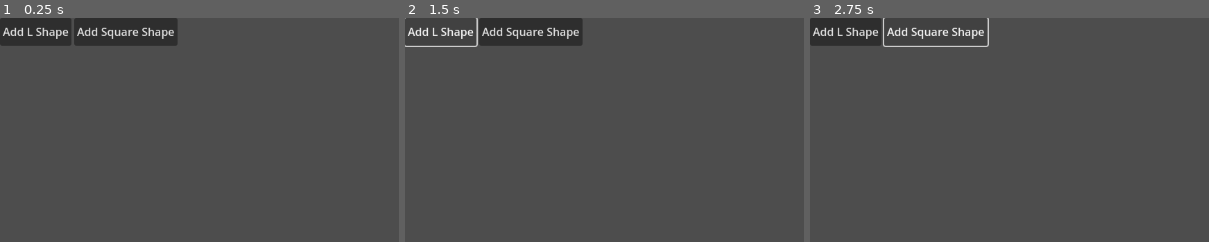
Above: before the commit, frames 1-3 (left to right).
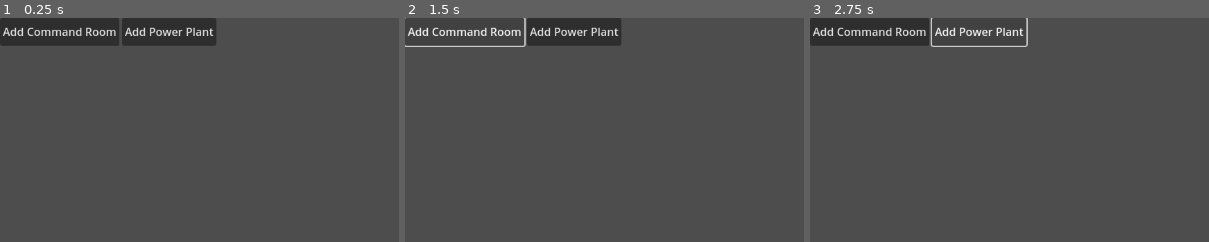
Above: after the commit, the same moments.

Repository: juhanikat/mothership
Game: Godot game, scene res://scenes/main.tscn
Same seed, same stepped clock (60 frames per second), same inputs: the game is played once before the commit and once after it.
Inputs (mouse positions are % of the whole screen's width and height, from its top left):
- Up to frame 1 (0.25 s): no input
- Up to frame 2 (1.5 s): click (4, 3) at 0.5 s, where only the run before the commit has a clickable "Add L Shape"; click (7, 3) at 1.25 s, where only the run after the commit has a clickable "Add Command Room"
- Up to frame 3 (2.75 s): click (16, 3) at 2 s, where only the run before the commit has a clickable "Add Square Shape"
The pictures show only the part of the screen within x 0-50%, y 0-50%; the shares and areas given below are measured in that part.

The runs differ from the first frame. In frame 1, 2.0% of the frame differs, in the area x 6-55%, y 0-13%; in frame 2, 2.2%; in frame 3, 1.4%.

Commit message:
renamed tile to room, and added room data

Diff:
--- /dev/null
+++ b/RoomData.gd
@@ -0,0 +1,32 @@
+extends Script
+class_name RoomData
+
+## Fields that can be included in a room data dict:
+## room_name: String = Name of the room.
+## room_shape: RoomShape = Shape of the room.
+## power_usage: int = How much power the room uses.
+
+enum RoomShape {LShape, SquareShape}
+enum RoomType {COMMAND_ROOM, POWER_PLANT, CREW_QUARTERS}
+
+# NOTE: Remember to modify these if you change the polygons!
+const LShape_dimensions = Vector2(128, 128)
+const SquareShape_dimensions = Vector2(64, 64)
+
+const _command_room_data: Dictionary[String, Variant] = {
+	"room_name": "Command Room",
+	"room_shape": RoomShape.SquareShape,
+	"power_usage": 0
+}
+
+const _power_plant_data: Dictionary[String, Variant] = {
+	"room_name": "Power Plant",
+	"room_shape": RoomShape.LShape,
+	"power_usage": 0
+}
+
+## Use this dict in tile.gd.
+const room_data = {
+	RoomType.COMMAND_ROOM: _command_room_data,
+	RoomType.POWER_PLANT: _power_plant_data
+}
--- a/scenes/hud.gd
+++ b/scenes/hud.gd
@@ -3,9 +3,10 @@
 
 @onready var main: Main = get_parent()
 
-func _on_l_shape_button_pressed() -> void:
-	main.spawn_tile(Tile.TileType.LShape)
+
+func _on_command_room_button_pressed() -> void:
+	main.spawn_room(RoomData.RoomType.COMMAND_ROOM)
 
 
-func _on_square_button_pressed() -> void:
-	main.spawn_tile(Tile.TileType.SquareShape)
+func _on_power_plant_button_pressed() -> void:
+	main.spawn_room(RoomData.RoomType.POWER_PLANT)
--- a/scenes/hud.tscn
+++ b/scenes/hud.tscn
@@ -9,13 +9,13 @@
 offset_right = 40.0
 offset_bottom = 40.0
 
-[node name="LShapeButton" type="Button" parent="TopBar"]
+[node name="CommandRoomButton" type="Button" parent="TopBar"]
 layout_mode = 2
-text = "Add L Shape"
+text = "Add Command Room"
 
-[node name="SquareButton" type="Button" parent="TopBar"]
+[node name="PowerPlantButton" type="Button" parent="TopBar"]
 layout_mode = 2
-text = "Add Square Shape"
+text = "Add Power Plant"
 
-[connection signal="pressed" from="TopBar/LShapeButton" to="." method="_on_l_shape_button_pressed"]
-[connection signal="pressed" from="TopBar/SquareButton" to="." method="_on_square_button_pressed"]
+[connection signal="pressed" from="TopBar/CommandRoomButton" to="." method="_on_command_room_button_pressed"]
+[connection signal="pressed" from="TopBar/PowerPlantButton" to="." method="_on_power_plant_button_pressed"]
--- a/scenes/main.gd
+++ b/scenes/main.gd
@@ -2,24 +2,24 @@
 class_name Main
 
 
-var tile_scene = load("res://scenes/tile.tscn")
-var tile_spawn_pos: Vector2 = Vector2(0, 0)
+var room_scene = load("res://scenes/room.tscn")
+var room_spawn_pos: Vector2 = Vector2(0, 0)
+
+const room_data = RoomData.room_data
 
 func _ready() -> void:
-	var new_tile = tile_scene.instantiate()
-	new_tile.type = Tile.TileType.SquareShape
-	add_child(new_tile)
-	new_tile.position = tile_spawn_pos
+	spawn_room(RoomData.RoomType.COMMAND_ROOM)
 
 
 
-func spawn_tile(tile_type: Tile.TileType):
-	var new_tile = tile_scene.instantiate()
-	new_tile.type = tile_type
-	for tile in get_tree().get_nodes_in_group("Tile"):
-		if tile.global_position == tile_spawn_pos:
-			print("Cannot spawn new tile on top of existing one")
+
+func spawn_room(room_type: RoomData.RoomType):
+	var new_room = room_scene.instantiate()
+	new_room.init_room(RoomData.room_data[room_type])
+	for room in get_tree().get_nodes_in_group("Tile"):
+		if room.global_position == room_spawn_pos:
+			print("Cannot spawn new room on top of existing one")
 			return
 
-	add_child(new_tile)
-	new_tile.global_position = tile_spawn_pos
+	new_room.global_position = room_spawn_pos
+	add_child(new_room)
--- a/scenes/tile.gd
+++ b/scenes/room.gd
@@ -2,35 +2,46 @@
 class_name Tile
 
 
-enum TileType {LShape, SquareShape}
+
 @export var tile_area: Area2D # actual CollisionPolygon of the tile
 @export var polygon: CollisionPolygon2D # actual CollisionPolygon of the tile
 @export var all_tile_shapes: Area2D # all possible tile types are children of thiis node
-@onready var tile_shapes: Dictionary[TileType, PackedVector2Array]
+@onready var tile_shapes: Dictionary[RoomData.RoomShape, PackedVector2Array]
 @onready var clickable_area: Area2D
 
-# NOTE: Remember to modify these if you change the polygons!
-const LShape_dimensions = Vector2(128, 128)
-const SquareShape_dimensions = Vector2(64, 64)
+
+const LShape_dimensions = RoomData.LShape_dimensions
+const SquareShape_dimensions = RoomData.SquareShape_dimensions
+const RoomShape = RoomData.RoomShape
+
 
 var is_picked: bool = false
 var rotation_point: Area2D
 var target_rotation: float = 0
 
-var type: TileType # set this when spawning tile
+var _shape: RoomData.RoomShape # set this when spawning tile
+var _data: Dictionary[String, Variant]
+
+
+func init_room(i_data: Dictionary[String, Variant]) -> void:
+	## Call this before the tile is added to the scene tree.
+	_data = i_data
+	_shape = _data["room_shape"]
 
 
 func _ready() -> void:
+	assert(len(_data.keys()) > 0)
+
 	for tile_shape in all_tile_shapes.get_children():
 		if tile_shape.name == "LShapePolygon":
-			tile_shapes[TileType.LShape] = tile_shape.polygon
+			tile_shapes[RoomShape.LShape] = tile_shape.polygon
 		if tile_shape.name == "SquarePolygon":
-			tile_shapes[TileType.SquareShape] = tile_shape.polygon
+			tile_shapes[RoomShape.SquareShape] = tile_shape.polygon
 
-	polygon.polygon = tile_shapes[type]
+	polygon.polygon = tile_shapes[_shape]
 
-	# creates the clickable area for the node, depending on its type
-	clickable_area = get_clickable_area(type)
+	# creates the clickable area for the node, depending on its shape
+	clickable_area = get_clickable_area()
 	add_child(clickable_area)
 
 
@@ -39,11 +50,11 @@
 		var viewport_size = get_viewport_rect().size
 		var camera = get_viewport().get_camera_2d()
 		# ????? it works
-		global_position = ((event.position - Vector2(viewport_size.x/2, viewport_size.y/2))/ camera.zoom) + camera.position - get_tile_center(type)
+		global_position = ((event.position - Vector2(viewport_size.x/2, viewport_size.y/2))/ camera.zoom) + camera.position - get_room_center()
 
 	if event.is_action_pressed("rotate_tile") and is_picked:
 		target_rotation += 90
-		snap_to()
+		#snap_to()
 
 
 
@@ -55,25 +66,28 @@
 			rotation_point.rotation_degrees = target_rotation
 
 
-func get_tile_center(tile_type: TileType) -> Vector2:
-	if tile_type == TileType.LShape:
+func get_room_center() -> Vector2:
+	if _shape == RoomShape.LShape:
 		return LShape_dimensions / 2
-	elif tile_type == TileType.SquareShape:
+	elif _shape == RoomShape.SquareShape:
 		return SquareShape_dimensions / 2
 
 	push_error("ERROR: Invalid tile type given!")
 	return Vector2(0, 0)
 
-func get_clickable_area(tile_type: TileType) -> Area2D:
+func get_clickable_area() -> Area2D:
 	var area = Area2D.new()
 	var collision = CollisionShape2D.new()
 	var shape = RectangleShape2D.new()
-	if tile_type == TileType.LShape:
+
+	if _shape == RoomShape.LShape:
 		area.position = LShape_dimensions / 2
 		shape.size = LShape_dimensions * 2
-	elif tile_type == TileType.SquareShape:
+	elif _shape == RoomShape.SquareShape:
 		area.position = SquareShape_dimensions / 2
 		shape.size = SquareShape_dimensions * 2
+	else:
+		push_error("Room shape (" + str(_shape) + ") did not match any enum!")
 
 	collision.shape = shape
 	area.add_child(collision)
@@ -112,5 +126,5 @@
 
 
 			add_child(rotation_point)
-			rotation_point.position = get_tile_center(type)
+			rotation_point.position = get_room_center()
 			tile_area.reparent(rotation_point)
--- a/scenes/tile.tscn
+++ b/scenes/room.tscn
@@ -1,9 +1,9 @@
-[gd_scene load_steps=2 format=3 uid="uid://blhna1q65fnk7"]
+[gd_scene load_steps=2 format=3 uid="uid://c83mgqdw0ck3c"]
 
-[ext_resource type="Script" uid="uid://bniolhgkcwsnj" path="res://scenes/tile.gd" id="1_3dk36"]
+[ext_resource type="Script" uid="uid://bniolhgkcwsnj" path="res://scenes/room.gd" id="1_36trf"]
 
-[node name="Tile" type="Node2D" node_paths=PackedStringArray("tile_area", "polygon", "all_tile_shapes") groups=["Tile"]]
-script = ExtResource("1_3dk36")
+[node name="Room" type="Node2D" node_paths=PackedStringArray("tile_area", "polygon", "all_tile_shapes") groups=["Tile"]]
+script = ExtResource("1_36trf")
 tile_area = NodePath("Area2D")
 polygon = NodePath("Area2D/Polygon")
 all_tile_shapes = NodePath("AllTileShapes")
Not shown, added: RoomData.gd.uid
Renamed: scenes/tile.gd.uid -> scenes/room.gd.uid
